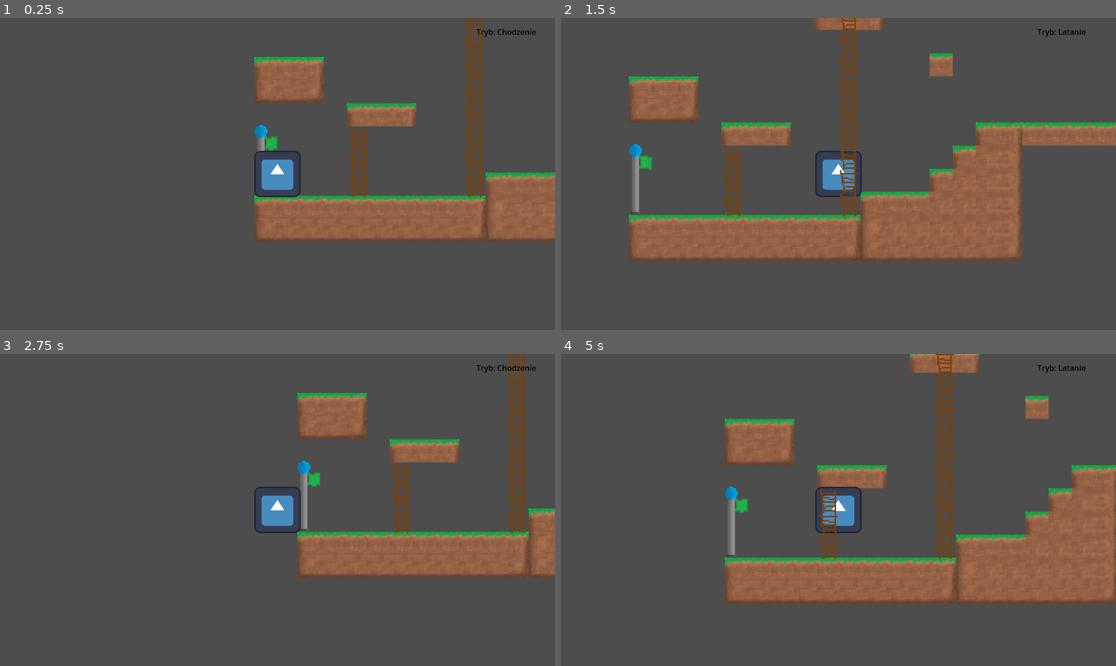
Above: before the commit, frames 1-4 (two rows, left to right).
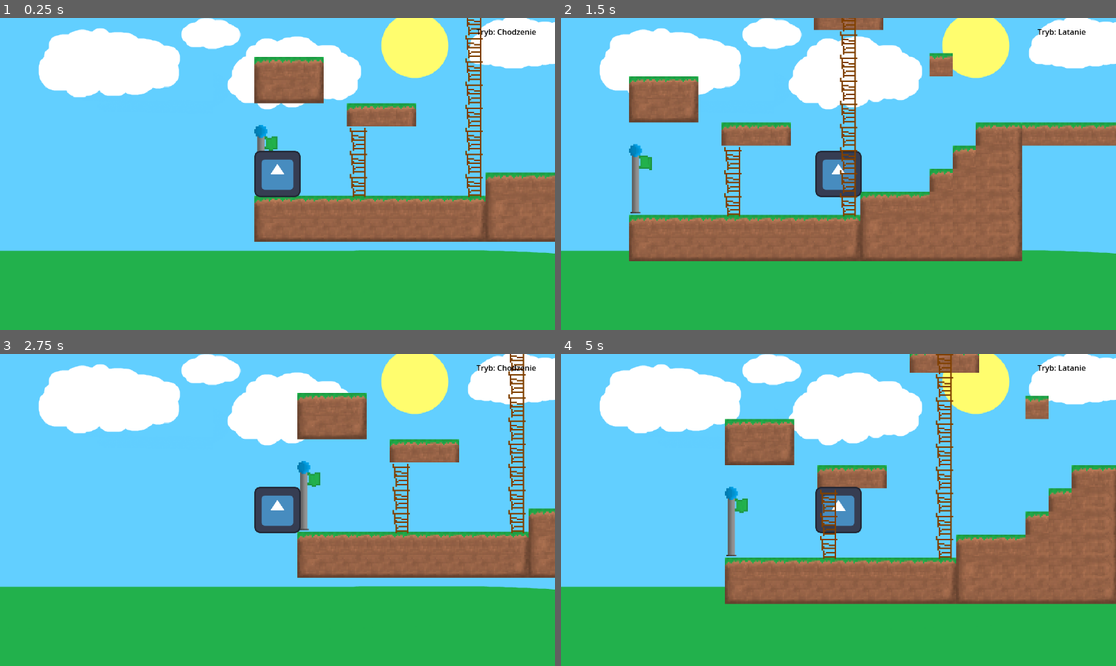
Above: after the commit, the same moments.

Repository: michalherbut2/super-skok
Game: Godot game, scene res://scenes/level_1.tscn
Two runs of this game, one before a commit and one after it. Both use one fixed random seed, a clock stepped at 60 frames per second and the inputs below. This scene is started directly instead of the project's main scene. The engine's default icon, where the game draws it, is replaced by a stand-in: a white triangle on a blue panel in a dark square.
Inputs:
- Up to frame 1 (0.25 s): no input
- Up to frame 2 (1.5 s): tap Enter at 0.5 s; hold D (move_right) from 0.53 s (still down); tap Tab (switch_mode) at 0.6 s; tap Space (jump) at 0.77 s; tap E (use) at 1.35 s
- Up to frame 3 (2.75 s): tap Space (jump) at 1.52 s; release D (move_right) at 2.03 s; hold A (move_left) from 2.03 s (still down); tap Tab (switch_mode) at 2.1 s
- Up to frame 4 (5 s): release A (move_left) at 2.78 s; hold D (move_right) 2.78-4.28 s; tap E (use) at 2.85, 4.35 s; tap Space (jump) at 3.02, 3.77, 4.52 s; tap Tab (switch_mode) at 3.6 s; hold A (move_left) from 4.28 s (still down)

The runs differ from the first frame. In frame 1, 86% of the frame differs, in the area x 0-100%, y 0-100%; in frame 2, 78%; in frame 3, 88%; in frame 4, 79%.

Commit message:
add level1 background

Diff:
--- a/scenes/level_1.tscn
+++ b/scenes/level_1.tscn
@@ -7,6 +7,7 @@
 [ext_resource type="PackedScene" uid="uid://cl7bxjk6vcmgr" path="res://scenes/HUD.tscn" id="5_2y5yt"]
 [ext_resource type="AudioStream" uid="uid://ru0gnawgs4gp" path="res://music/level1.mp3" id="6_fcfvj"]
 [ext_resource type="PackedScene" uid="uid://d21ixtryatyfw" path="res://scenes/death_zone.tscn" id="7_pa8r4"]
+[ext_resource type="Texture2D" uid="uid://c4ickeqgasjex" path="res://sprites/Background.png" id="8_15mv3"]
 
 [sub_resource type="TileMapPattern" id="TileMapPattern_uijja"]
 tile_data = PackedInt32Array(0, 0, 0, 1, 65536, 0, 2, 131072, 0)
@@ -106,3 +107,12 @@
 [node name="DeathZone_top" parent="." instance=ExtResource("7_pa8r4")]
 position = Vector2(159.99997, -234.00003)
 rotation = -3.1415927
+
+[node name="ParallaxBackground" type="ParallaxBackground" parent="."]
+
+[node name="Parallax2D" type="Parallax2D" parent="ParallaxBackground"]
+
+[node name="Sprite2D" type="Sprite2D" parent="ParallaxBackground/Parallax2D"]
+position = Vector2(575.3544, 322.5671)
+scale = Vector2(1.1477453, 1.1118903)
+texture = ExtResource("8_15mv3")
Not shown: 1 places in scenes/level_1.tscn that only renumber resources
